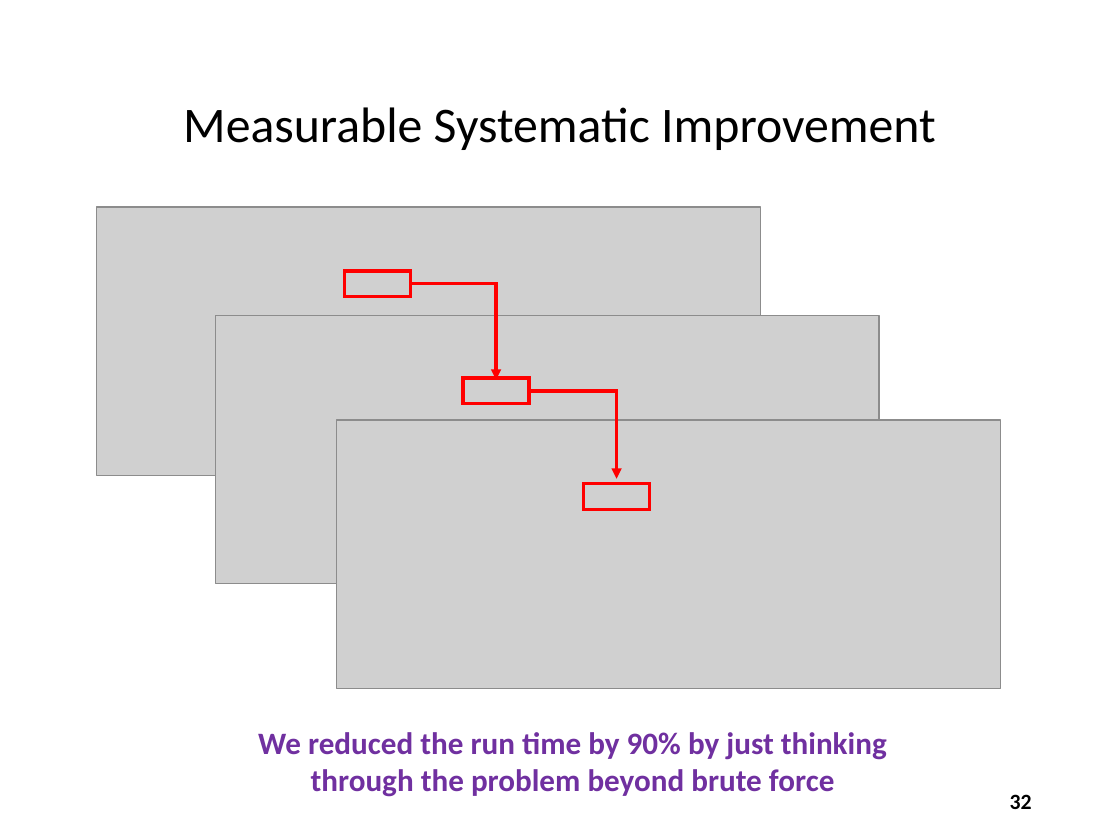
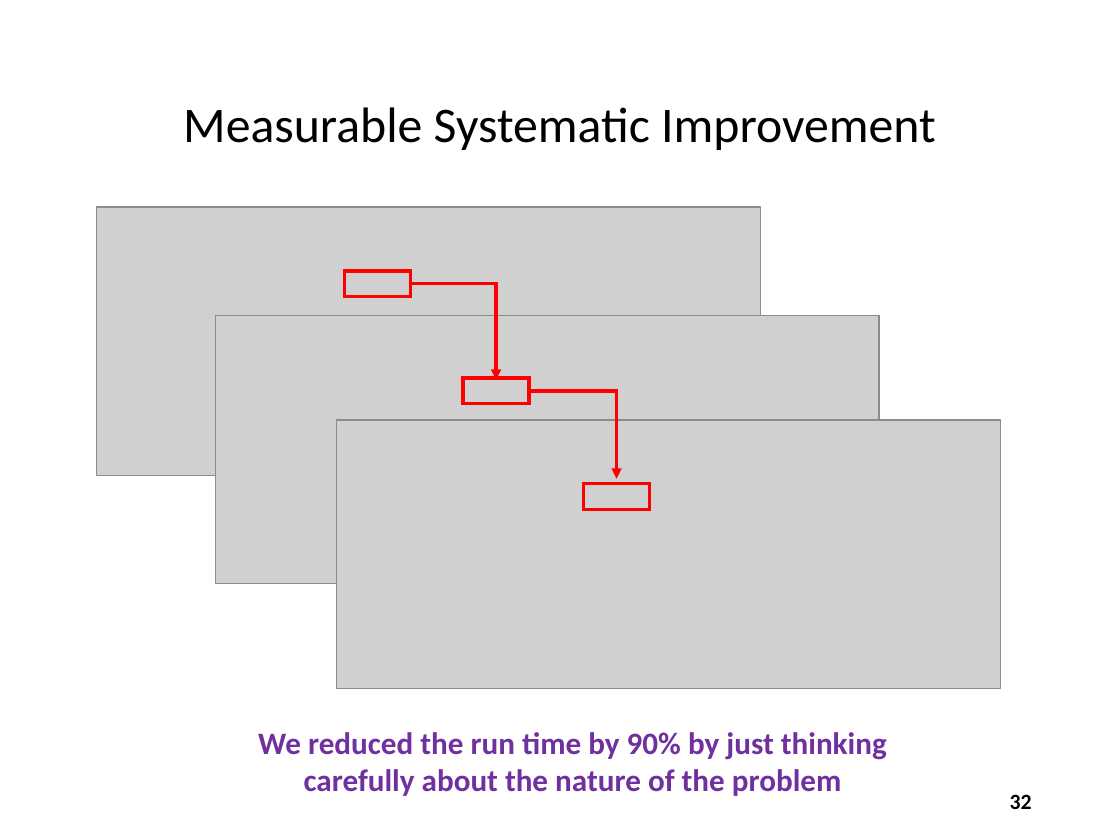
Before and after one commit to dbiersach/scicomp101, a slide deck: slide 32 of Session 10 - Random Numbers and Algorithms/Session 10 - Random Numbers and Algorithms.pptx. Drawn at 1120x840 pixels with LibreOffice and Linux fonts; fonts in the diff are those of the drawing; grey boxes stand for pictures. Boxes give left, top, right and bottom in pixels: in the first picture for what was removed or moved away, otherwise in the second. Text is boxed around its words. In the diff, an @@ line names an element or a change of style, - is before the commit and + after.

```diff
--- a/Session 10 - Random Numbers and Algorithms/Session 10 - Random Numbers and Algorithms.pptx
+++ b/Session 10 - Random Numbers and Algorithms/Session 10 - Random Numbers and Algorithms.pptx
@@ text at [258,732,887,796]: text changed @@
-We reduced the run time by 90% by just thinking through the problem beyond brute force
+We reduced the run time by 90% by just thinking carefully about the nature of the problem
```
Also in this commit, not shown: 9 other slides changed, 7 other files.
